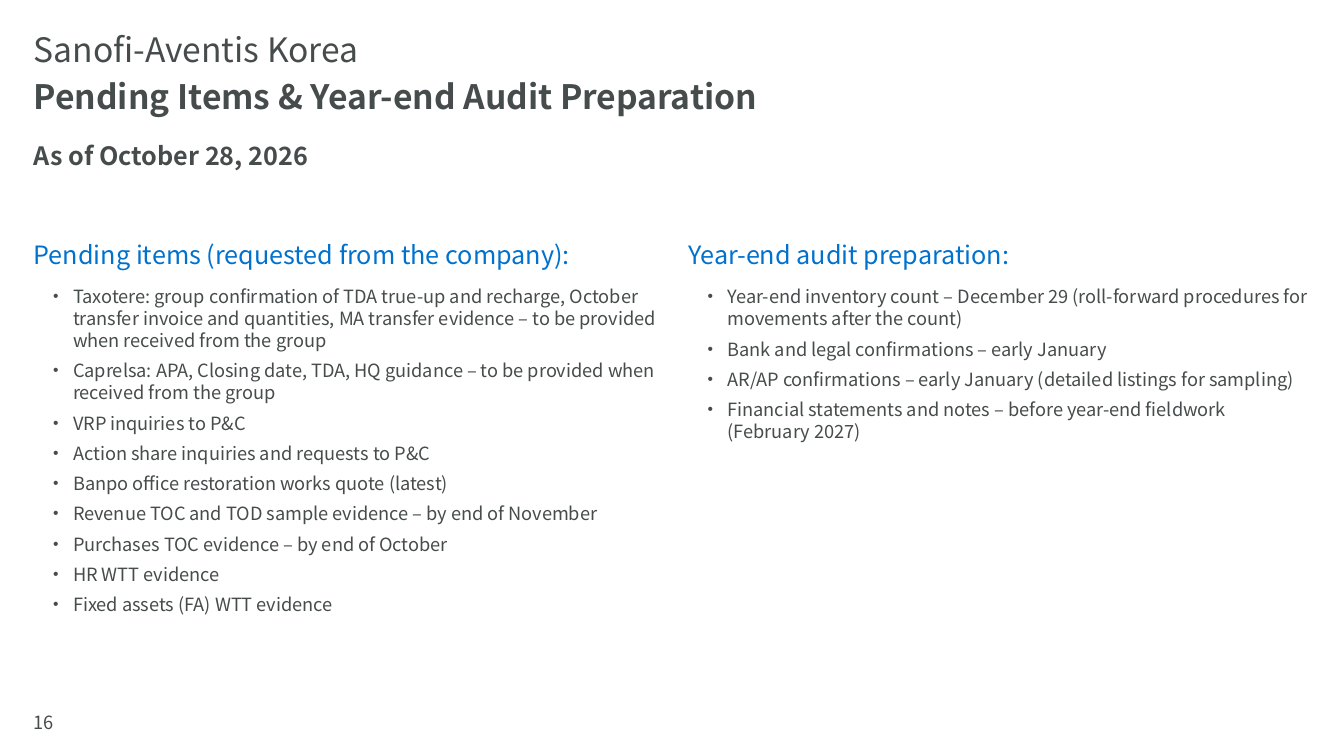
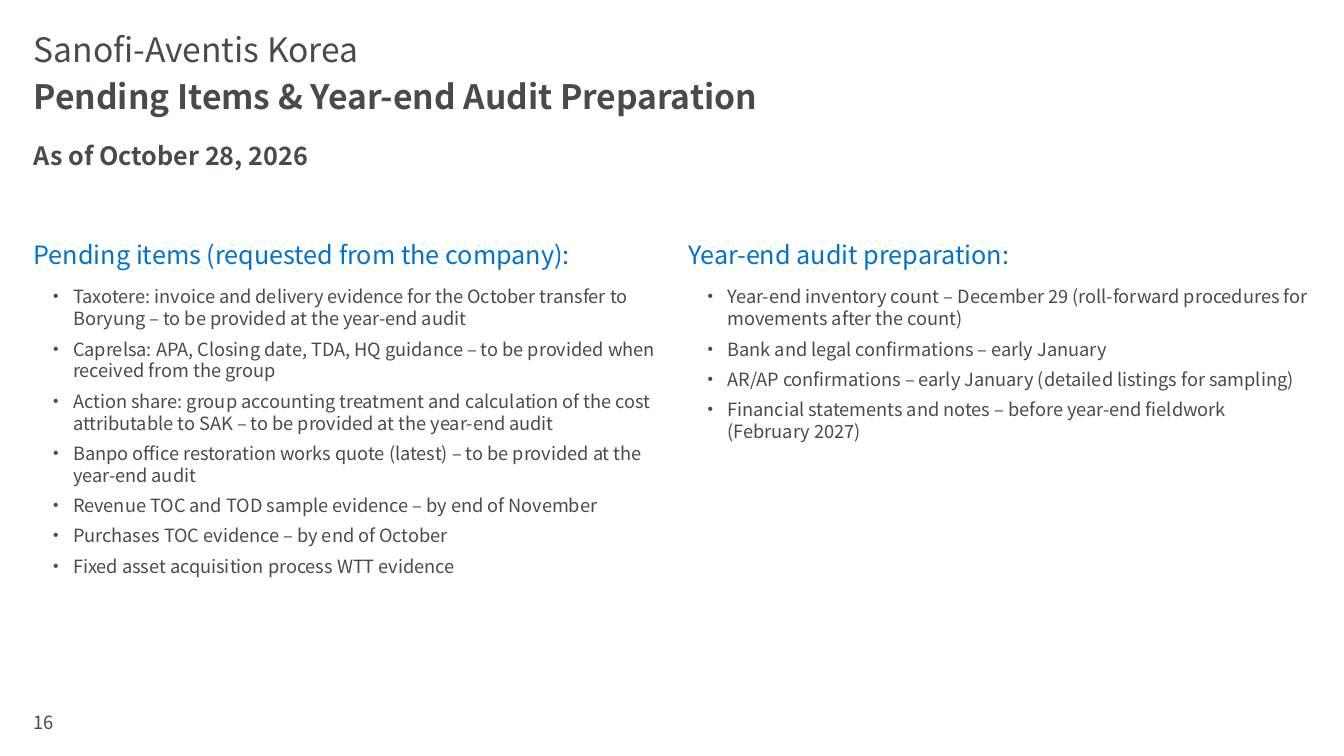
Before and after one commit to hansesle-maker/code, a slide deck: slide 16 of deliverables/SAK_FY2026_Interim_Closing_EN.pptx. Drawn at 1344x756 pixels with LibreOffice and Linux fonts; fonts in the diff are those of the drawing; background and template pictures are left out. Boxes give left, top, right and bottom in pixels: in the first picture for what was removed or moved away, otherwise in the second. Text is boxed around its words. In the diff, an @@ line names an element or a change of style, - is before the commit and + after.

```diff
--- a/deliverables/SAK_FY2026_Interim_Closing_EN.pptx
+++ b/deliverables/SAK_FY2026_Interim_Closing_EN.pptx
@@ text at <box>73,288,628,307</box>: text changed @@
-  • Taxotere: group confirmation of TDA true-up and recharge, October transfer invoice and quantities, MA transfer evidence – to be provided when received from the group
+  • Taxotere: invoice and delivery evidence for the October transfer to Boryung – to be provided at the year-end audit
@@ text at <box>73,393,651,486</box>: text changed @@
-  • VRP inquiries to P&C
-  • Action share inquiries and requests to P&C
-  • Banpo office restoration works quote (latest)
+  • Action share: group accounting treatment and calculation of the cost attributable to SAK – to be provided at the year-end audit
+  • Banpo office restoration works quote (latest) – to be provided at the year-end audit
@@ text at <box>73,558,455,577</box>: text changed @@
-  • HR WTT evidence
-  • Fixed assets (FA) WTT evidence
+  • Fixed asset acquisition process WTT evidence
```
Also in this commit, not shown: 8 other slides changed, 1 other file.
